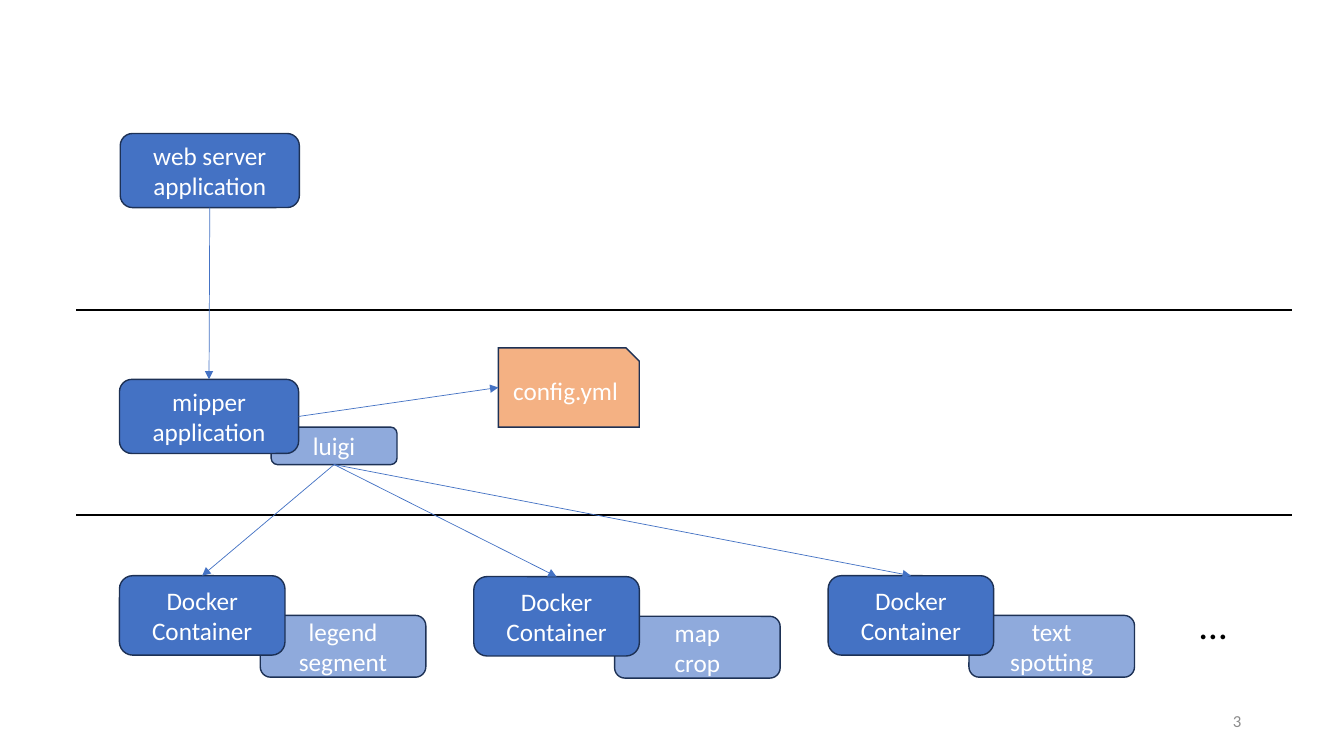
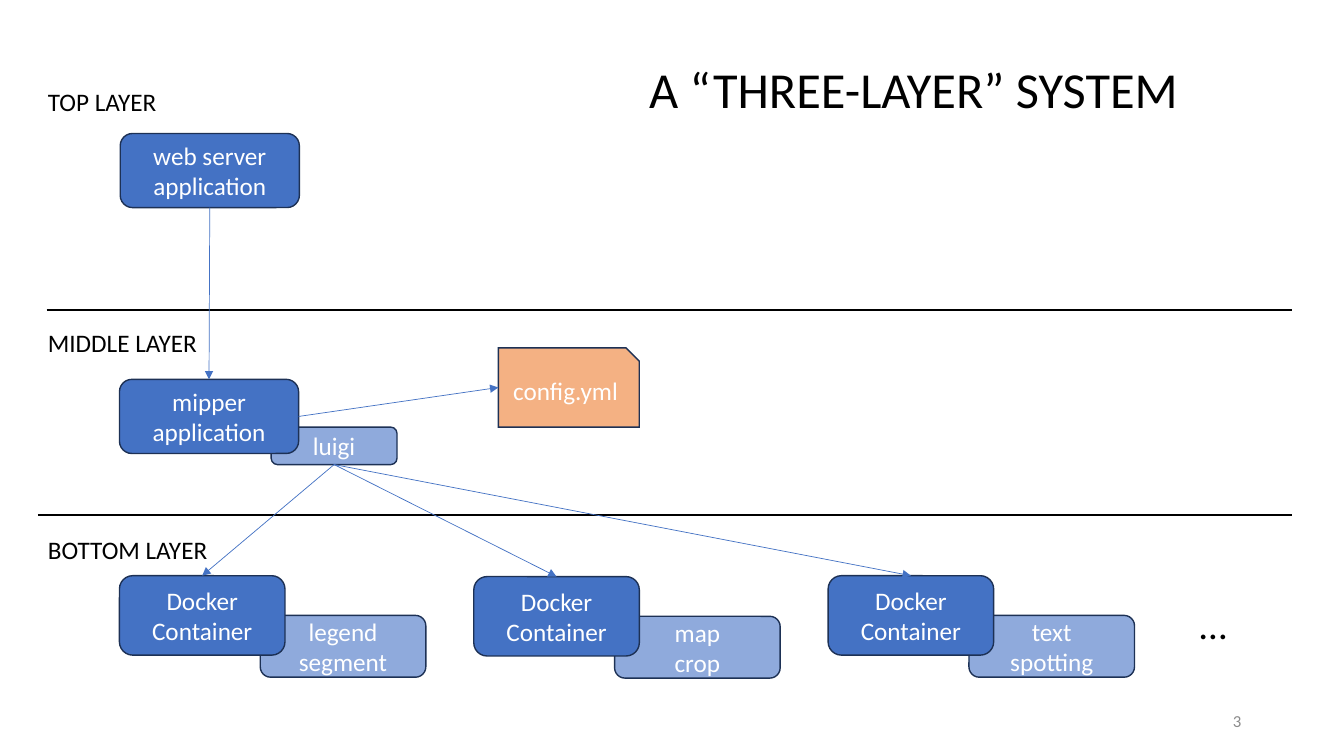
Before and after one commit to DARPA-CRITICALMAAS/ta1_integration, a slide deck: slide 3 of docs/overview.pptx. Drawn at 1344x756 pixels with LibreOffice and Linux fonts; fonts in the diff are those of the drawing. Boxes give left, top, right and bottom in pixels: in the first picture for what was removed or moved away, otherwise in the second. Text is boxed around its words. In the diff, an @@ line names an element or a change of style, - is before the commit and + after.

```diff
--- a/docs/overview.pptx
+++ b/docs/overview.pptx
@@ text added at box(649, 72, 1178, 109), 36 pt, text #000000 @@
+A “THREE-LAYER” SYSTEM
@@ text added at box(48, 94, 157, 111), 18 pt, text #000000 @@
+TOP LAYER
@@ line moved from (77, 311) - (1293, 311) to (46, 311) - (1293, 311) @@
@@ text added at box(48, 335, 197, 352), 18 pt, text #000000 @@
+MIDDLE LAYER
@@ line moved from (77, 515) - (1293, 515) to (38, 515) - (1293, 515) @@
@@ text added at box(48, 542, 208, 559), 18 pt, text #000000 @@
+BOTTOM LAYER
```
Also in this commit, not shown: 1 other slide changed, 1 slide added.
